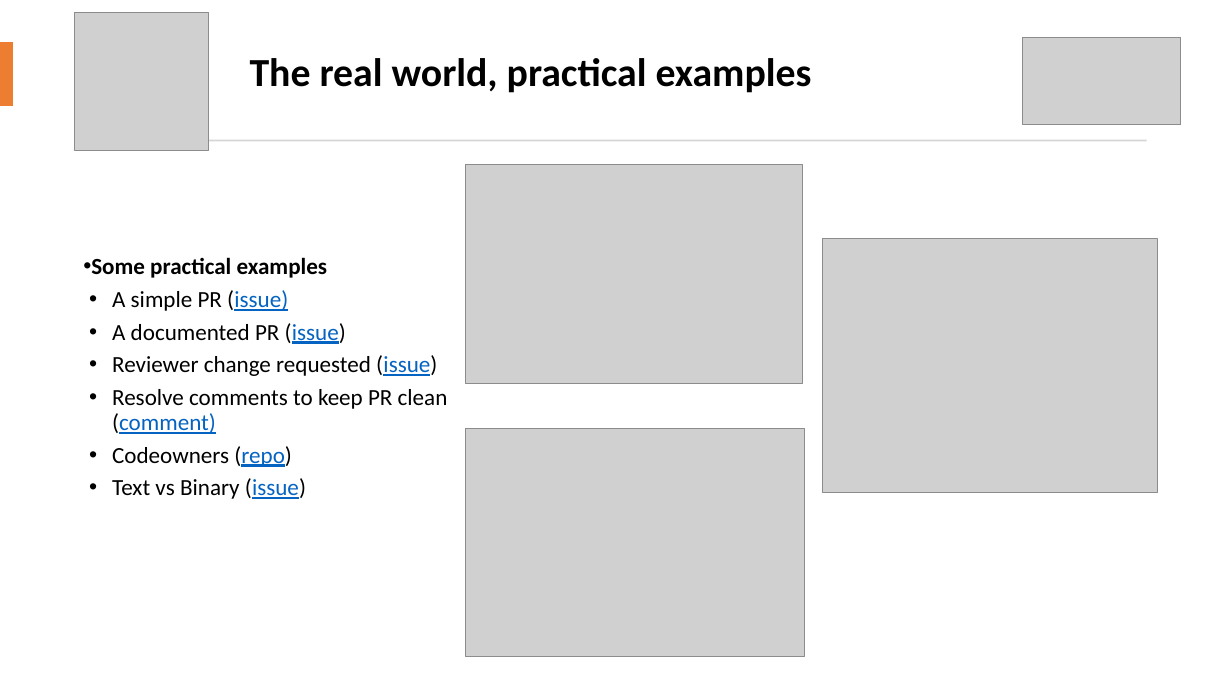
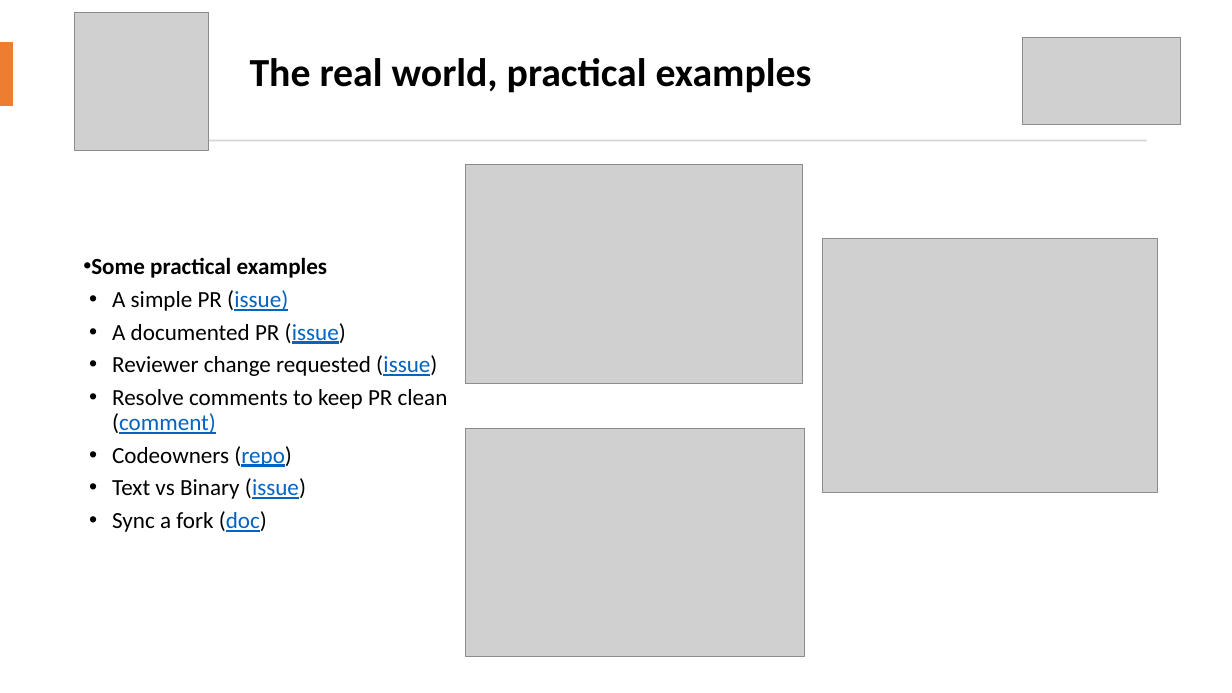
Before and after one commit to icub-tech-iit/training-pull-requests, a slide deck: slide 5 of training-pull-requests.pptx. Drawn at 1232x693 pixels with LibreOffice and Linux fonts; fonts in the diff are those of the drawing; grey boxes stand for pictures. Boxes give left, top, right and bottom in pixels: in the first picture for what was removed or moved away, otherwise in the second. Text is boxed around its words. In the diff, an @@ line names an element or a change of style, - is before the commit and + after.

Commit message:
update

```diff
--- a/training-pull-requests.pptx
+++ b/training-pull-requests.pptx
@@ text at (x1=112, y1=511, x2=267, y2=532): paragraph added @@
+• Sync a fork (doc)
```
